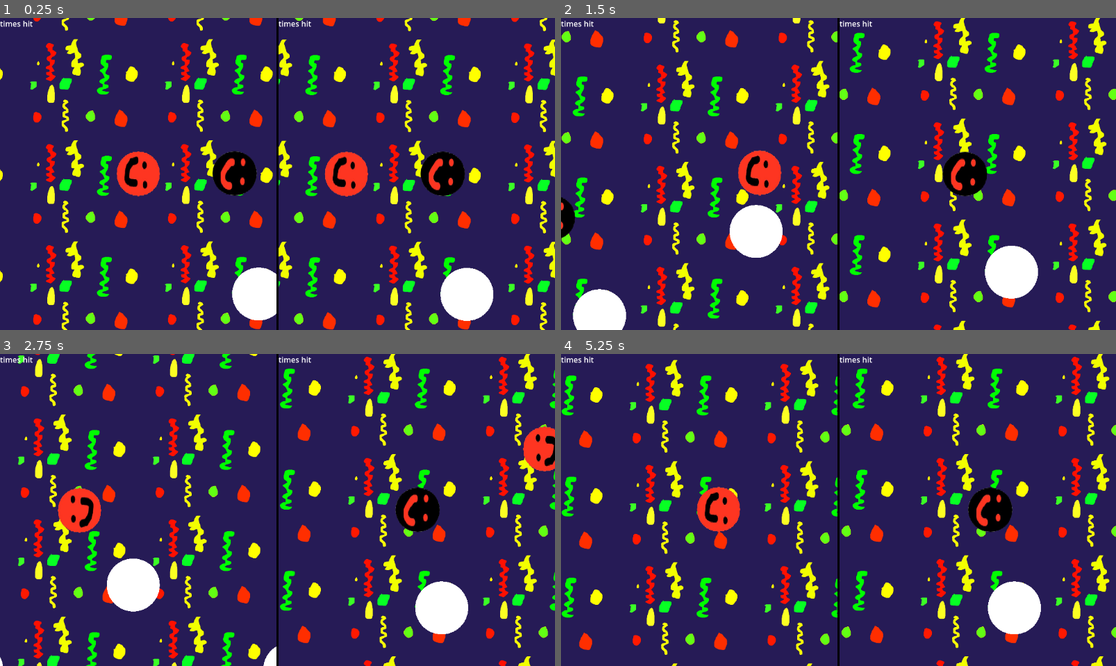
Above: before the commit, frames 1-4 (two rows, left to right).
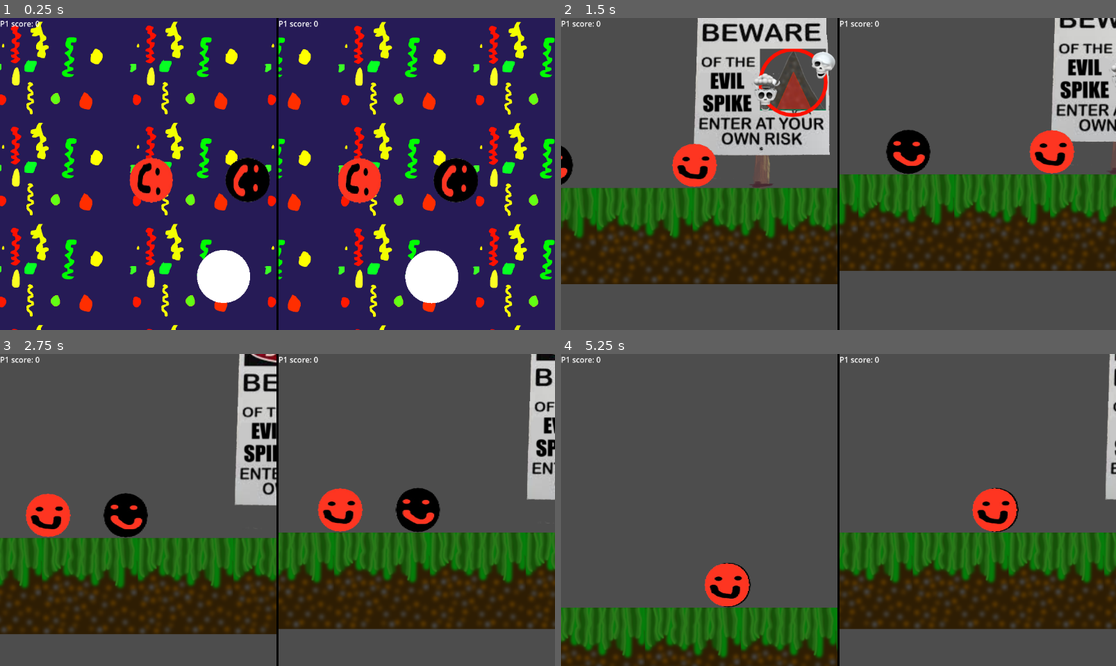
Above: after the commit, the same moments.

Repository: real-chicken-master/GDD112TempName
Game: Godot game, scene res://UI/splitscreen.tscn
Same seed, same stepped clock (60 frames per second), same inputs: the game is played once before the commit and once after it.
Inputs:
- Up to frame 1 (0.25 s): no input
- Up to frame 2 (1.5 s): hold D (right1) from 0.53 s (still down); tap Down (down2) at 0.6 s; tap W (up1) at 0.77 s; tap Left (left2) at 1.35 s
- Up to frame 3 (2.75 s): tap W (up1) at 1.52 s; release D (right1) at 2.03 s; hold A (left1) from 2.03 s (still down); tap Right (right2) at 2.1 s
- Up to frame 4 (5.25 s): release A (left1) at 2.78 s; hold D (right1) 2.78-4.28 s; tap Up (up2) at 2.85 s; tap W (up1) at 3.02, 3.77, 4.52 s; tap Down (down2) at 3.6 s; hold A (left1) 4.28-5.03 s; tap Left (left2) at 4.35 s; hold D (right1) from 5.03 s (still down); tap Right (right2) at 5.1 s

The runs differ from the first frame. In frame 1, 30% of the frame differs, in the area x 0-100%, y 0-100%; in frame 2, 99%; in frame 3, 99%; in frame 4, 99%.
Error after the commit: Cannot call method 'get_first_node_in_group' on a null value. (res://lobby/main_lobby.gd:2)

Commit message:
added a score system

Diff:
--- a/Minigames/maze/maze.gd
+++ b/Minigames/maze/maze.gd
@@ -163,12 +163,9 @@
 	return Return
 
 
-
-func _on_tree_exiting():
-	for players in get_tree().get_nodes_in_group("player"):
-		pass
-		#players.remove_child()
-
-
 func _on_finish_area_body_entered(body):
+	if body == get_tree().get_first_node_in_group("player1"):
+		Globals.p1_Score += 1
+	if body == get_tree().get_first_node_in_group("player2"):
+		Globals.p2_Score += 1
 	Globals.change_scene(preload("res://lobby/main_lobby.tscn").instantiate())
--- a/Minigames/maze/maze.tscn
+++ b/Minigames/maze/maze.tscn
@@ -44,7 +44,6 @@
 script = ExtResource("1_d5sv8")
 
 [node name="DirectionalLight2D" type="DirectionalLight2D" parent="."]
-visible = false
 energy = 1.1
 blend_mode = 1
 
--- a/UI/splitscreen.tscn
+++ b/UI/splitscreen.tscn
@@ -67,7 +67,7 @@
 
 [node name="hitcounterp1" type="Label" parent="HBoxContainer/SubViewportContainer" groups=["p1hitcounter"]]
 layout_mode = 2
-text = "times hit"
+text = "P1 score: 0"
 
 [node name="SubViewportContainer2" type="SubViewportContainer" parent="HBoxContainer"]
 layout_mode = 2
@@ -88,4 +88,4 @@
 
 [node name="hitcounterp2" type="Label" parent="HBoxContainer/SubViewportContainer2" groups=["p2hitcounter"]]
 layout_mode = 2
-text = "times hit"
+text = "P1 score: 0"
--- a/globals/globals.gd
+++ b/globals/globals.gd
@@ -1,4 +1,8 @@
 extends Node
+
+var p1_Score = 0
+
+var p2_Score = 0
 
 var player_1_hit:int = 0:
 	set(timesHit):
--- a/lobby/main_lobby.gd
+++ b/lobby/main_lobby.gd
@@ -1,5 +1,6 @@
 extends Node2D
-
+var p1_Text = get_tree().get_first_node_in_group("p1hitcounter")
+var p2_Text = get_tree().get_first_node_in_group("p2hitcounter")
 var start_pos = [Vector2(0,0),Vector2(200,0)]
 # Called when the node enters the scene tree for the first time.
 func _ready():
@@ -7,7 +8,7 @@
 	get_tree().get_first_node_in_group("player2").global_position = start_pos[1]
 	for player_lights in get_tree().get_nodes_in_group("player_light"):
 		player_lights.queue_free()
-
-# Called every frame. 'delta' is the elapsed time since the previous frame.
-#func _process(delta):
-	#pass
+	for camera in get_tree().get_nodes_in_group("camera"):
+		camera.zoom = Vector2(1,1)
+	p1_Text.text = "P1 score: " + str(Globals.p1_Score)
+	p2_Text.text = "P2 score: " + str(Globals.p2_Score)
Not shown: 1 places in lobby/main_lobby.tscn that only renumber resources
